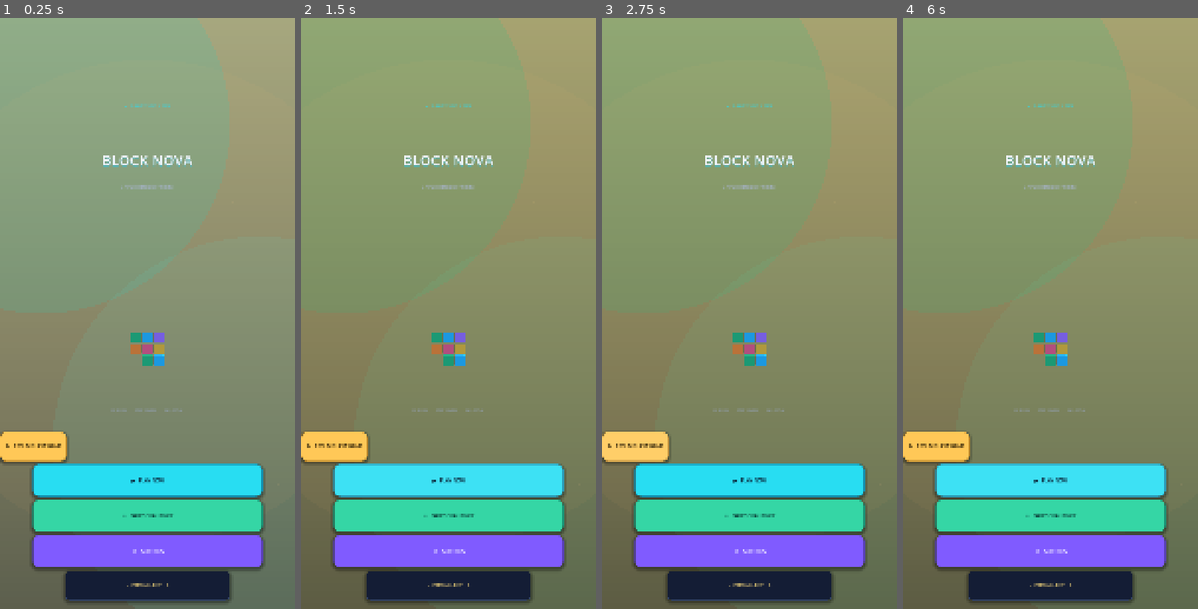
Above: before the commit, frames 1-4 (left to right).
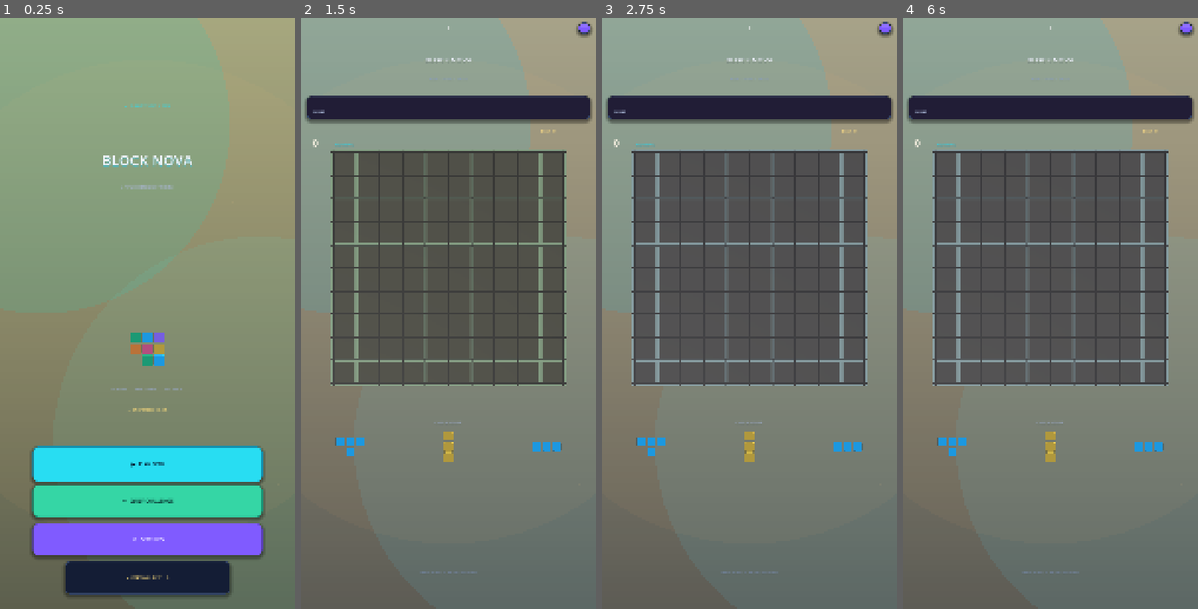
Above: after the commit, the same moments.

Repository: mahdialloui01-art/BlockNova
Game: Godot game, scene res://scenes/main.tscn
Same seed, same stepped clock (60 frames per second), same inputs: the game is played once before the commit and once after it.
Inputs (mouse positions are in pixels of both pictures, inside the frame that each line leads up to):
- Up to frame 1 (0.25 s): no input
- Up to frame 2 (1.5 s): click "▶ PLAY NOW" at 0.5 s; click (448, 478) at 1.25 s, where only the run before the commit has a clickable "▶ PLAY NOW"
- Up to frame 3 (2.75 s): click (634, 443) at 2 s, where only the run before the commit has a clickable "↻ RESUME LAST GAME"
- Up to frame 4 (6 s): click (1050, 514) at 2.75 s, where only the run before the commit has a clickable "✦ DAILY CHALLENGE"; click (935, 443) at 3.5 s, where only the run before the commit has a clickable "↻ RESUME LAST GAME"; click (1050, 514) at 4.25 s, where only the run before the commit has a clickable "✦ DAILY CHALLENGE"; click (935, 443) at 5 s, where only the run before the commit has a clickable "↻ RESUME LAST GAME"; click (1050, 478) at 5.75 s, where only the run before the commit has a clickable "▶ PLAY NOW"

The runs differ from the first frame. In frame 1, 12% of the frame differs, in the area x 0-90%, y 62-99%; in frame 2, 80%; in frame 3, 80%, in the area x 0-100%, y 0-100%; in frame 4, 80%.
Error before the commit: Invalid call. Nonexistent function 'set_daily_streak (via call)' in base 'CanvasLayer (home_screen.gd)'. (res://scripts/main.gd:447)

Commit message:
Show daily challenge streak on home screen

Diff:
--- a/scripts/home_screen.gd
+++ b/scripts/home_screen.gd
@@ -13,6 +13,8 @@
 var _daily_button: Button
 var _settings_button: Button
 var _best_panel: PanelContainer
+var _daily_streak_label: Label
+var daily_streak: int = 0
 
 const INK := Color("#F3F6FF")
 const MUTED := Color("#A9B5D2")
@@ -76,9 +78,22 @@
 	feature.add_theme_color_override("font_color", Color("#9AA9CE"))
 	feature.anchor_left = 0.04
 	feature.anchor_right = 0.96
-	feature.anchor_top = 0.66
-	feature.anchor_bottom = 0.695
+	feature.anchor_top = 0.625
+	feature.anchor_bottom = 0.655
 	root.add_child(feature)
+
+	var streak := Label.new()
+	streak.name = "DailyStreakLabel"
+	streak.text = "✦  DAILY STREAK  0 DAYS"
+	streak.horizontal_alignment = HORIZONTAL_ALIGNMENT_CENTER
+	streak.add_theme_font_size_override("font_size", 12)
+	streak.add_theme_color_override("font_color", Color("#F5D77B"))
+	streak.anchor_left = 0.08
+	streak.anchor_right = 0.92
+	streak.anchor_top = 0.66
+	streak.anchor_bottom = 0.695
+	root.add_child(streak)
+	_daily_streak_label = streak
 
 	var resume := _make_button("↻   RESUME LAST GAME", Color("#FFC857"), Color("#B78328"), Color("#241A05"))
 	resume.name = "ResumeButton"
@@ -196,6 +211,12 @@
 	if is_instance_valid(_best_label):
 		_best_label.text = "✦  PERSONAL BEST     %s" % best_score
 
+func set_daily_streak(value: int) -> void:
+	daily_streak = maxi(value, 0)
+	if is_instance_valid(_daily_streak_label):
+		var unit := "DAY" if daily_streak == 1 else "DAYS"
+		_daily_streak_label.text = "✦  DAILY STREAK  %d %s" % [daily_streak, unit]
+
 func set_ui_visible(value: bool) -> void:
 	if is_instance_valid(_root_control):
 		_root_control.visible = value
